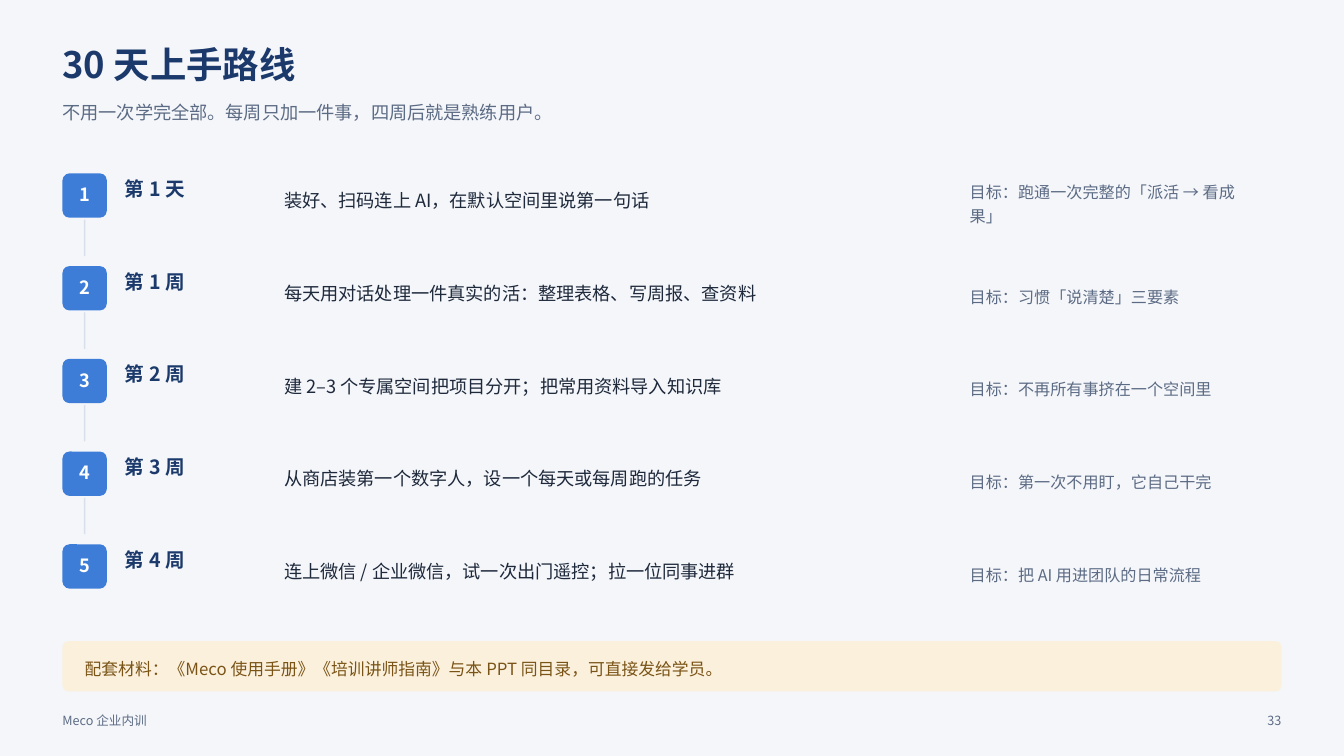
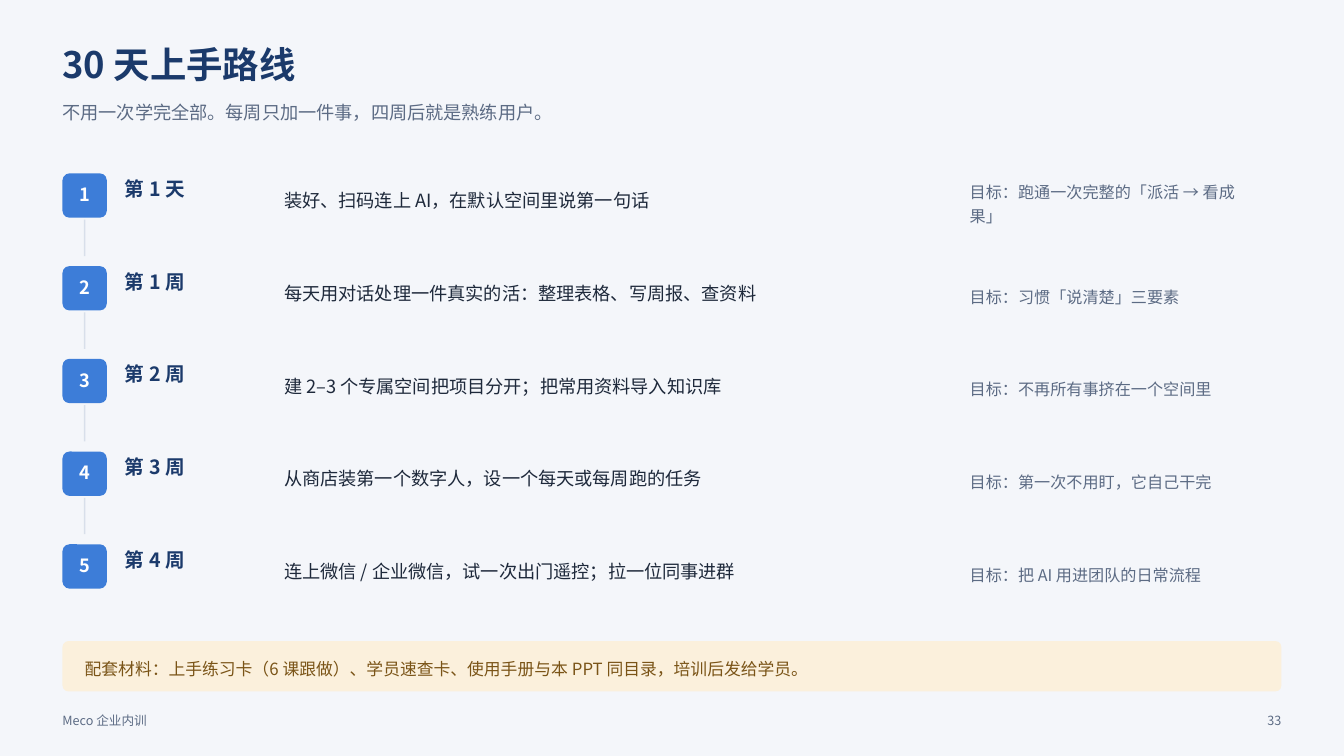
Before and after one commit to LangInOS/heyoo-meco, a slide deck: slide 33 of docs/training/Meco企业培训-非技术员工全面上手指南.pptx. Drawn at 1344x756 pixels with LibreOffice and Linux fonts; fonts in the diff are those of the drawing. Boxes give left, top, right and bottom in pixels: in the first picture for what was removed or moved away, otherwise in the second. Text is boxed around its words. In the diff, an @@ line names an element or a change of style, - is before the commit and + after.

Commit message:
docs: 新增培训配套材料并完善使用指南

```diff
--- a/docs/training/Meco企业培训-非技术员工全面上手指南.pptx
+++ b/docs/training/Meco企业培训-非技术员工全面上手指南.pptx
@@ text at bbox=[85, 661, 808, 677]: text changed @@
-配套材料：《Meco 使用手册》《培训讲师指南》与本 PPT 同目录，可直接发给学员。
+配套材料：上手练习卡（6 课跟做）、学员速查卡、使用手册与本 PPT 同目录，培训后发给学员。
```
Also in this commit, not shown: 3 other slides changed, 6 other files.
